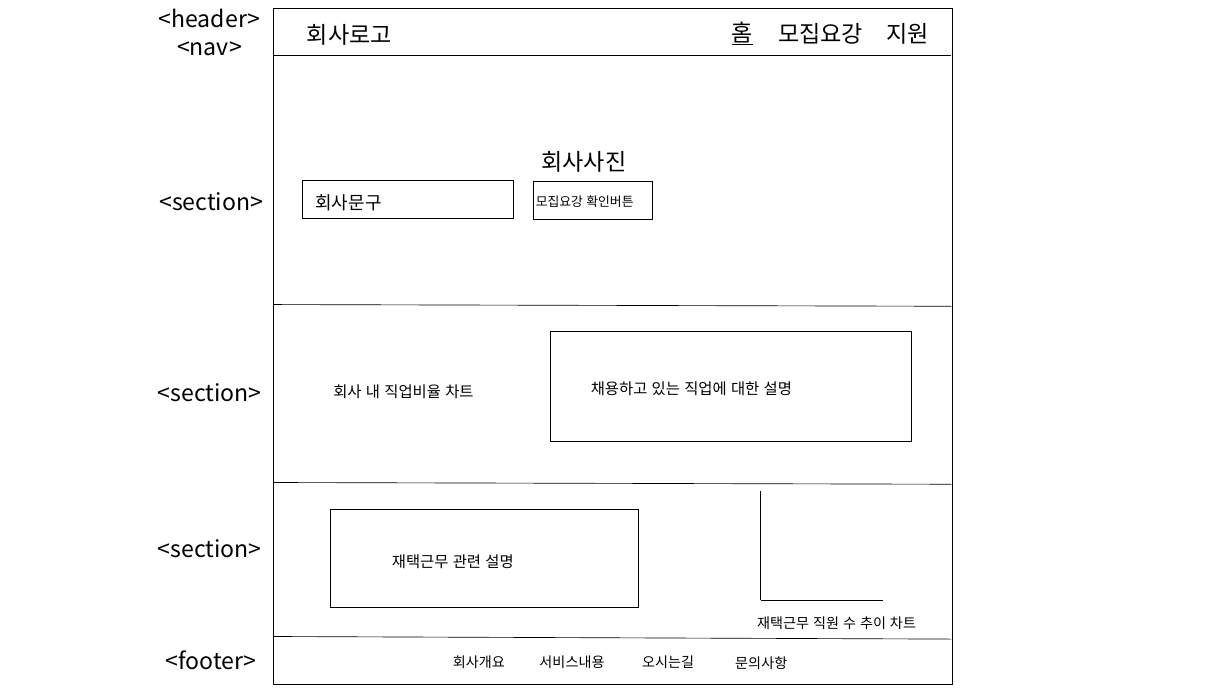
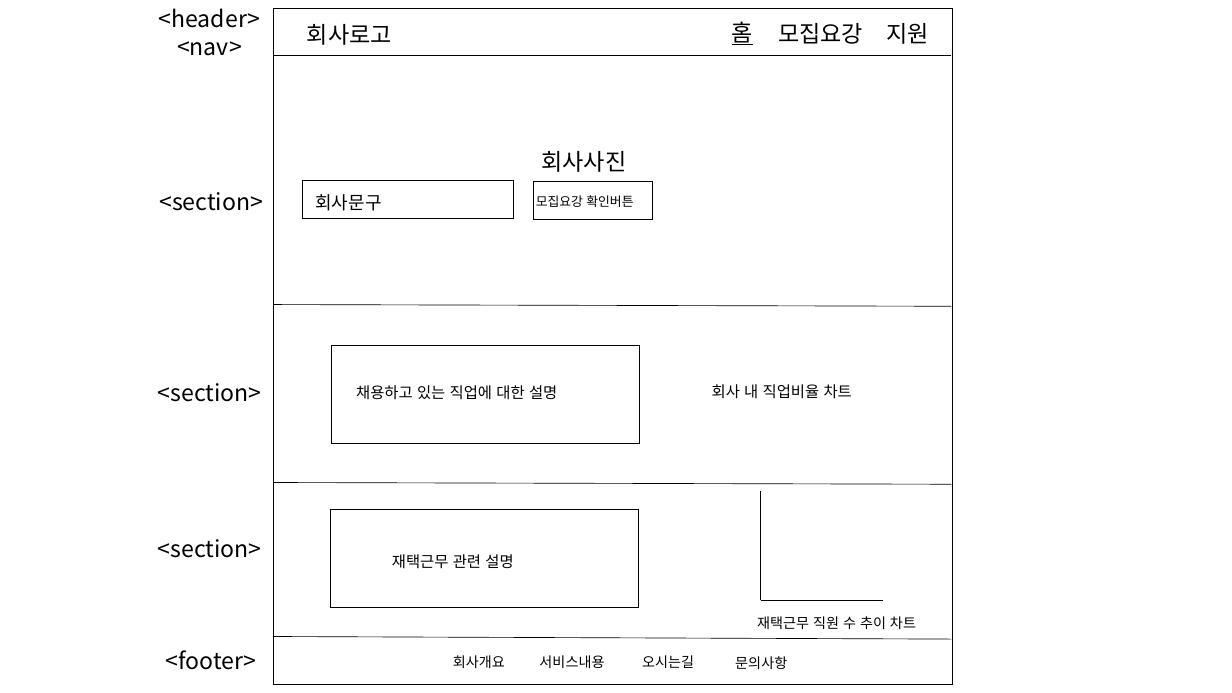
Before and after one commit to pyeong0/A-company-site, a slide deck: slide 1 of myweb/myweb_layout.pptx. Drawn at 1232x693 pixels with LibreOffice and Linux fonts; fonts in the diff are those of the drawing. Boxes give left, top, right and bottom in pixels: in the first picture for what was removed or moved away, otherwise in the second. Text is boxed around its words. In the diff, an @@ line names an element or a change of style, - is before the commit and + after.

```diff
--- a/myweb/myweb_layout.pptx
+++ b/myweb/myweb_layout.pptx
@@ rectangle: place and size @@
-rectangle at [551,332,911,442]
+rectangle at [332,346,640,444]
@@ rectangle "채용하고 있는 직업에 대한 설명": place and size @@
-rectangle "채용하고 있는 직업에 대한 설명" at [582,374,877,402]
+rectangle "채용하고 있는 직업에 대한 설명" at [348,379,642,407]
@@ text "회사 내 직업비율 차트": place and size @@
-text "회사 내 직업비율 차트" at [333,384,473,399]
+text "회사 내 직업비율 차트" at [712,384,852,399]
```
Also in this commit, not shown: 4 other files.
